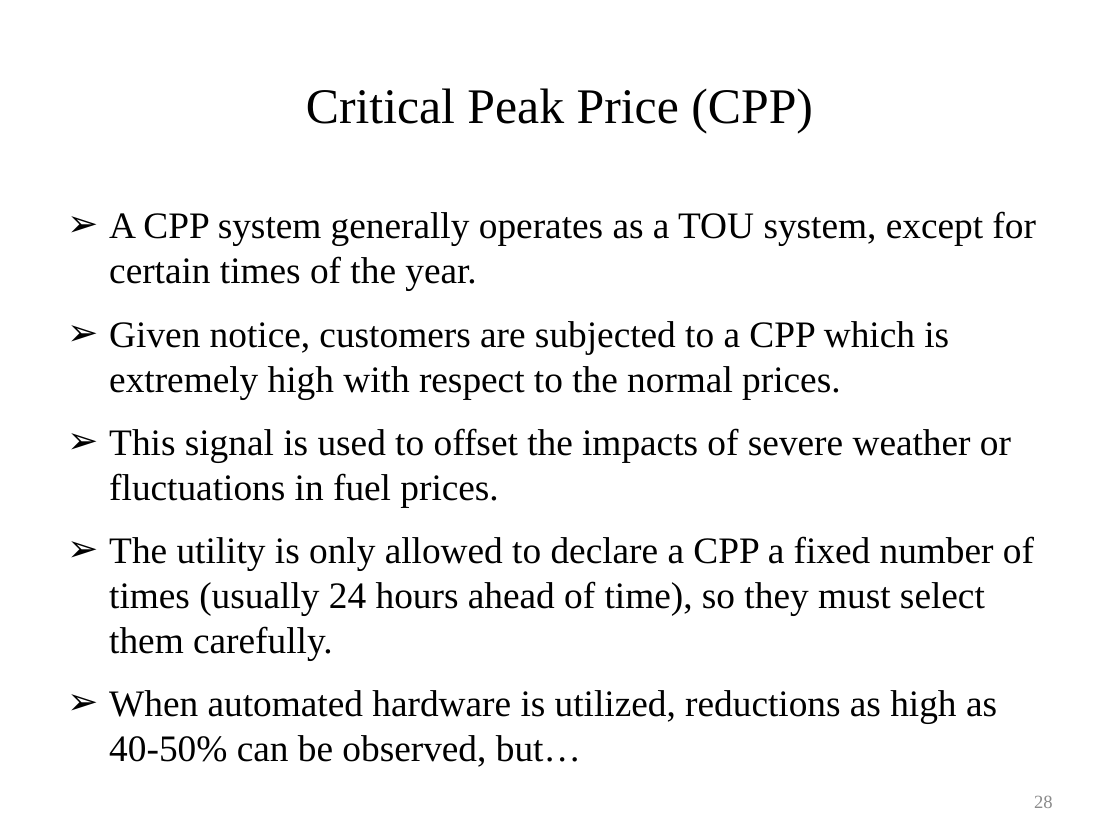
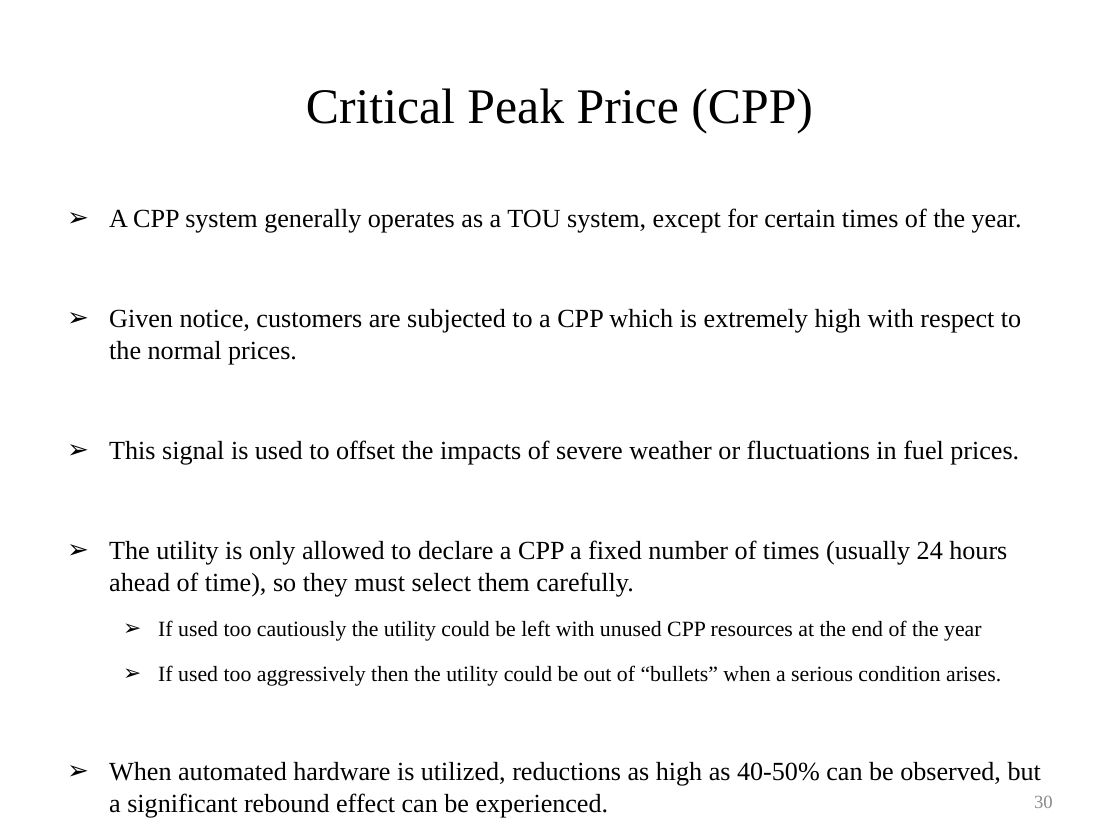
Before and after one commit to gridlab-d/course, a slide deck: slide 30 of University of Washington Class/Module 8 - Demand response.pptx (slide 28 before the commit). Drawn at 1120x840 pixels with LibreOffice and Linux fonts; fonts in the diff are those of the drawing. Boxes give left, top, right and bottom in pixels: in the first picture for what was removed or moved away, otherwise in the second. Text is boxed around its words. In the diff, an @@ line names an element or a change of style, - is before the commit and + after.

```diff
--- a/University of Washington Class/Module 8 - Demand response.pptx
+++ b/University of Washington Class/Module 8 - Demand response.pptx
@@ text at bbox=[109, 208, 1022, 597]: size 24 to 16.8 pt in "A CPP system generally operates as a ...", "Given notice, customers are subjected to a ...", "This signal is used to offset the ...", "The utility is only allowed to declare ..." @@
@@ text at bbox=[109, 620, 1041, 818]: text changed; size 24 to 14 pt @@
-➢ When automated hardware is utilized, reductions as high as 40-50% can be observed, but…
+  ➢ If used too cautiously the utility could be left with unused CPP resources at the end of the year
+  ➢ If used too aggressively then the utility could be out of “bullets” when a serious condition arises.
+➢ When automated hardware is utilized, reductions as high as 40-50% can be observed, but a significant rebound effect can be experienced.
@@ page number at bbox=[1034, 795, 1053, 808]: text changed @@
-28
+30
```
Also in this commit, not shown: 33 other slides changed, 12 slides added, 9 slides removed, 1 other file.
